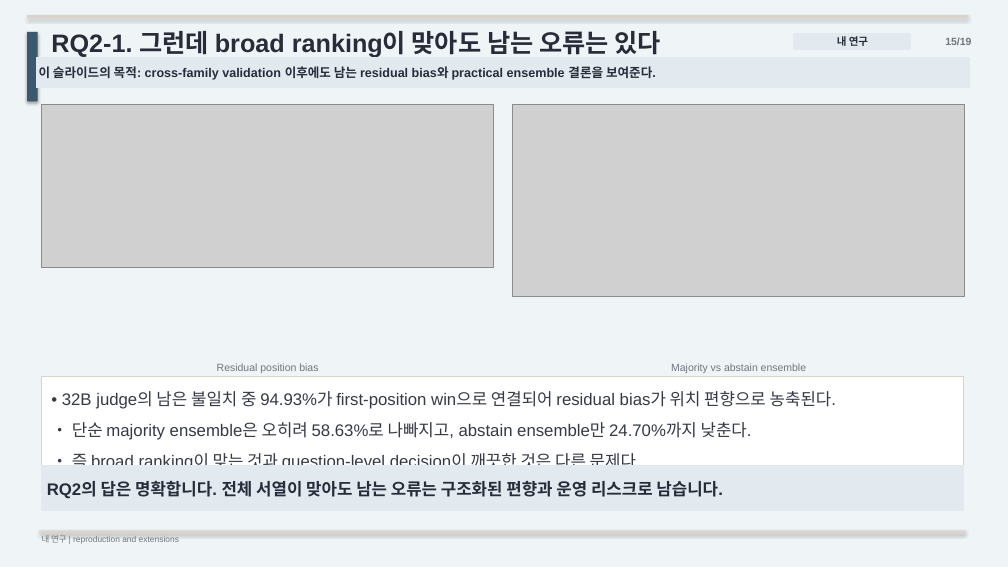
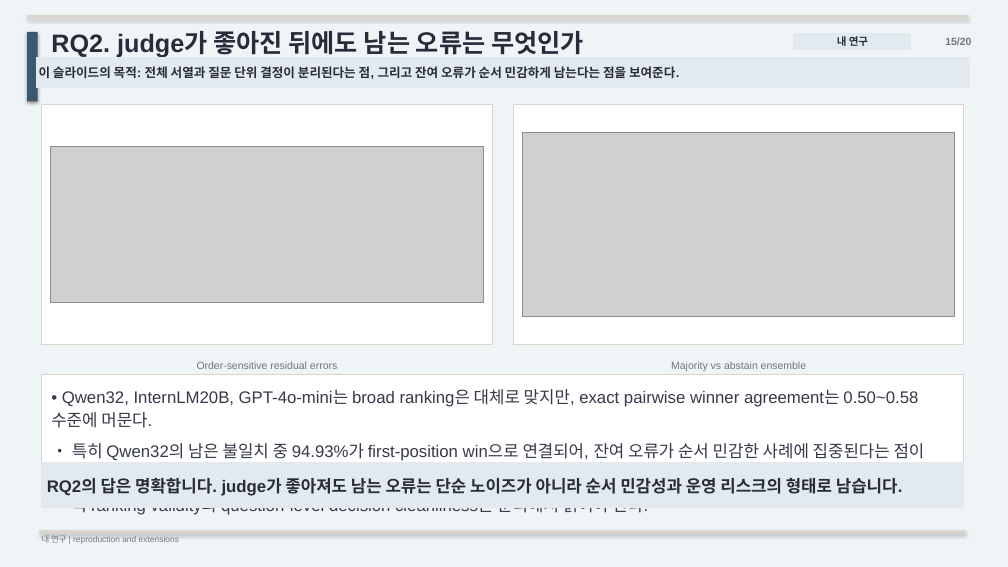
Before and after one commit to kook222/mt_bench_repro, a slide deck: slide 15 of presentation/mt_bench_paper_study.pptx. Drawn at 1008x567 pixels with LibreOffice and Linux fonts; fonts in the diff are those of the drawing; grey boxes stand for pictures. Boxes give left, top, right and bottom in pixels: in the first picture for what was removed or moved away, otherwise in the second. Text is boxed around its words. In the diff, an @@ line names an element or a change of style, - is before the commit and + after.

Commit message:
refine four-rq study deck and paper wording

```diff
--- a/presentation/mt_bench_paper_study.pptx
+++ b/presentation/mt_bench_paper_study.pptx
@@ text at (x1=51, y1=31, x2=584, y2=57): text changed @@
-RQ2-1. 그런데 broad ranking이 맞아도 남는 오류는 있다
+RQ2. judge가 좋아진 뒤에도 남는 오류는 무엇인가
@@ text at (x1=945, y1=37, x2=971, y2=45): text changed @@
-15/19
+15/20
@@ text in rectangle at (x1=39, y1=66, x2=679, y2=79): text changed @@
-이 슬라이드의 목적: cross-family validation 이후에도 남는 residual bias와 practical ensemble 결론을 보여준다.
+이 슬라이드의 목적: 전체 서열과 질문 단위 결정이 분리된다는 점, 그리고 잔여 오류가 순서 민감하게 남는다는 점을 보여준다.
@@ rectangle added at (x1=42, y1=104, x2=492, y2=345), fill #FFFFFF, outline #DAD4CA 0.75 pt @@
@@ rectangle added at (x1=513, y1=104, x2=964, y2=345), fill #FFFFFF, outline #DAD4CA 0.75 pt @@
@@ picture resized from (x1=42, y1=104, x2=494, y2=268) to (x1=51, y1=147, x2=483, y2=303) @@
@@ picture resized from (x1=513, y1=104, x2=965, y2=297) to (x1=523, y1=132, x2=955, y2=316) @@
@@ rectangle "• Qwen32, InternLM20B, GPT-4o-mini는 broad ..." resized from (x1=42, y1=377, x2=964, y2=494) to (x1=42, y1=375, x2=964, y2=487) @@
@@ text in rectangle at (x1=51, y1=389, x2=925, y2=515): text changed @@
-• 32B judge의 남은 불일치 중 94.93%가 first-position win으로 연결되어 residual bias가 위치 편향으로 농축된다.
-• 단순 majority ensemble은 오히려 58.63%로 나빠지고, abstain ensemble만 24.70%까지 낮춘다.
-• 즉 broad ranking이 맞는 것과 question-level decision이 깨끗한 것은 다른 문제다.
+• Qwen32, InternLM20B, GPT-4o-mini는 broad ranking은 대체로 맞지만, exact pairwise winner agreement는 0.50~0.58 수준에 머문다.
+• 특히 Qwen32의 남은 불일치 중 94.93%가 first-position win으로 연결되어, 잔여 오류가 순서 민감한 사례에 집중된다는 점이 드러난다.
+• 즉 ranking validity와 question-level decision cleanliness는 분리해서 읽어야 한다.
@@ text at (x1=197, y1=361, x2=337, y2=369): text changed @@
-Residual position bias
+Order-sensitive residual errors
@@ text in rectangle at (x1=47, y1=478, x2=903, y2=496): text changed @@
-RQ2의 답은 명확합니다. 전체 서열이 맞아도 남는 오류는 구조화된 편향과 운영 리스크로 남습니다.
+RQ2의 답은 명확합니다. judge가 좋아져도 남는 오류는 단순 노이즈가 아니라 순서 민감성과 운영 리스크의 형태로 남습니다.
```
Also in this commit, not shown: 17 other slides changed, 1 slide added, 6 other files.
